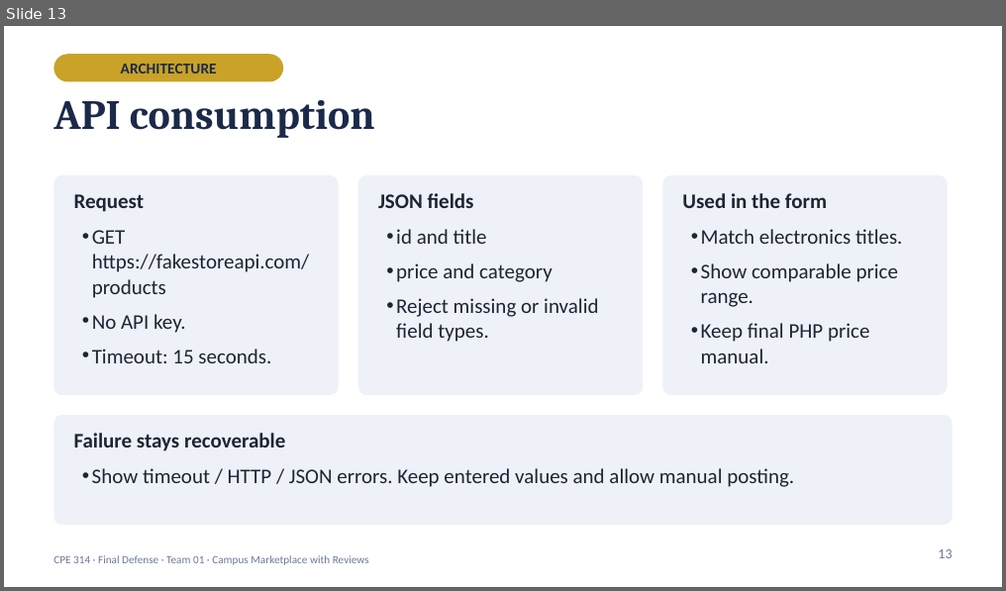
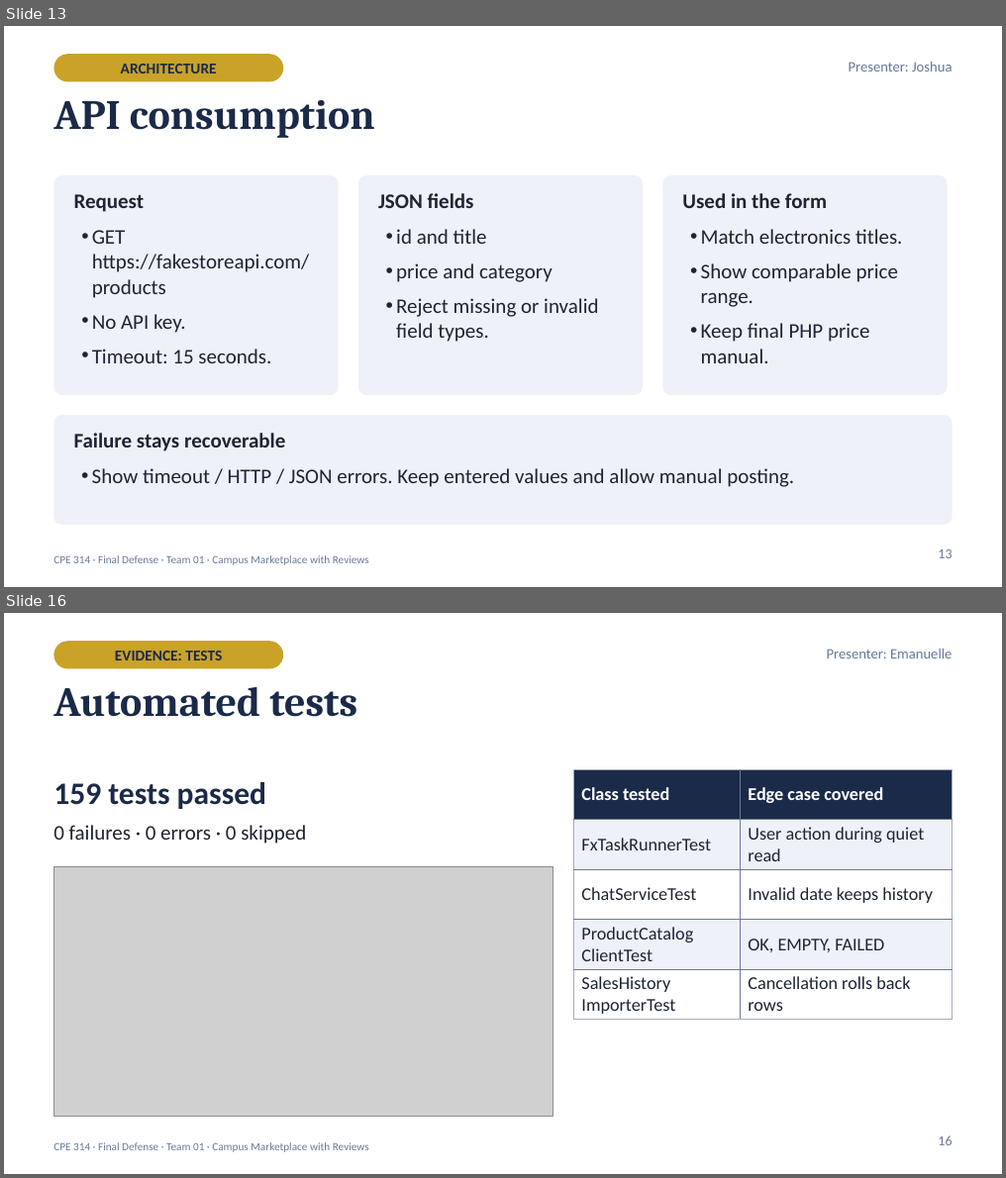
Before and after one commit to XionAce/cpe314-69323-capstone-team-01, a slide deck: docs/Group1_Campus_Marketplace_Final_Defense.pptx. Shown one above the other, each under a label of ours: slide 13 before the commit, slides 13 and 16 after it; the slides between them are not shown. The pictures are 1006x591 and 1006x1178 pixels, drawn with LibreOffice and Linux fonts; fonts in the diff are those of the drawing; grey boxes stand for pictures. Boxes give left, top, right and bottom in pixels: in the first picture for what was removed or moved away, otherwise in the second. Text is boxed around its words. In the diff, an @@ line names an element or a change of style, - is before the commit and + after.

```diff
--- a/docs/Group1_Campus_Marketplace_Final_Defense.pptx
+++ b/docs/Group1_Campus_Marketplace_Final_Defense.pptx
@@ slide 16 added at <box>4,613,1002,1174</box>, background #FFFFFF; not listed: 1 template element that a slide beside it also shows @@
@@ rounded rectangle added at <box>54,641,283,668</box>, fill #C9A227 @@
@@ text added at <box>115,651,222,661</box>, 11 pt, text #1B2A49, bold @@
+EVIDENCE: TESTS
@@ text added at <box>827,649,951,659</box>, 10.5 pt, text #66799B @@
+Presenter: Emanuelle
@@ title added at <box>54,687,357,717</box>, 30 pt, text #1B2A49, bold @@
+Automated tests
@@ text added at <box>54,782,266,809</box>, 22.5 pt, text #1B2A49, bold @@
+159 tests passed
@@ table added at <box>574,769,952,1097</box>, 5 rows, 2 columns @@
+Class tested | Edge case covered
+FxTaskRunnerTest | User action during quiet read
+ChatServiceTest | Invalid date keeps history
+ProductCatalog / ClientTest | OK, EMPTY, FAILED
+SalesHistory / ImporterTest | Cancellation rolls back rows
@@ text added at <box>54,825,306,844</box>, 15 pt, text #1E2433 @@
+0 failures · 0 errors · 0 skipped
@@ picture added at <box>54,866,552,1116</box> @@
@@ page number added at <box>938,1136,951,1146</box>, 10 pt, text #6B7A99 @@
+16
@@ slide 13 changed as well @@
@@ text added at <box>848,62,951,72</box>, 10.5 pt, text #66799B @@
+Presenter: Joshua
```
Also in this commit, not shown: 18 other slides changed, 4 other slides added, 3 slides removed, 8 other files.
